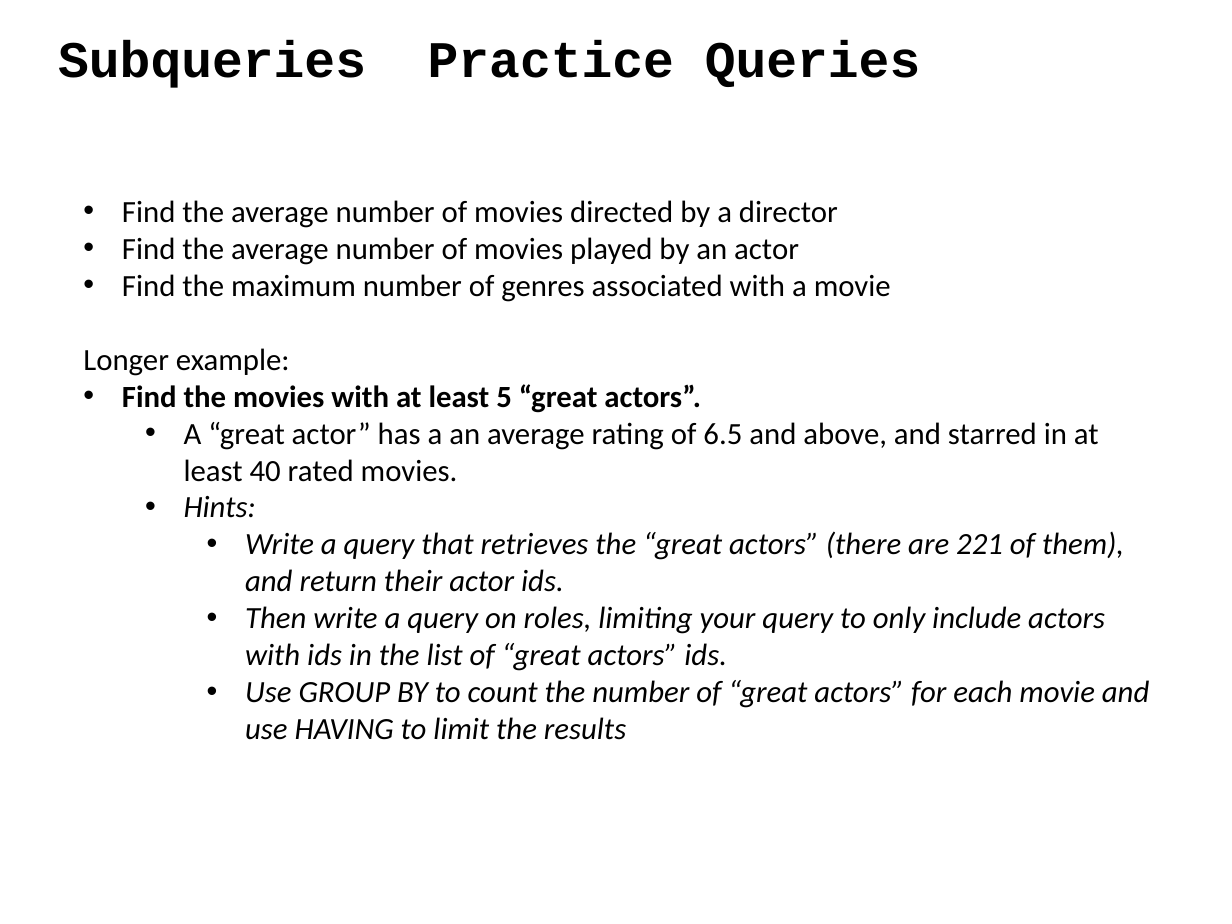
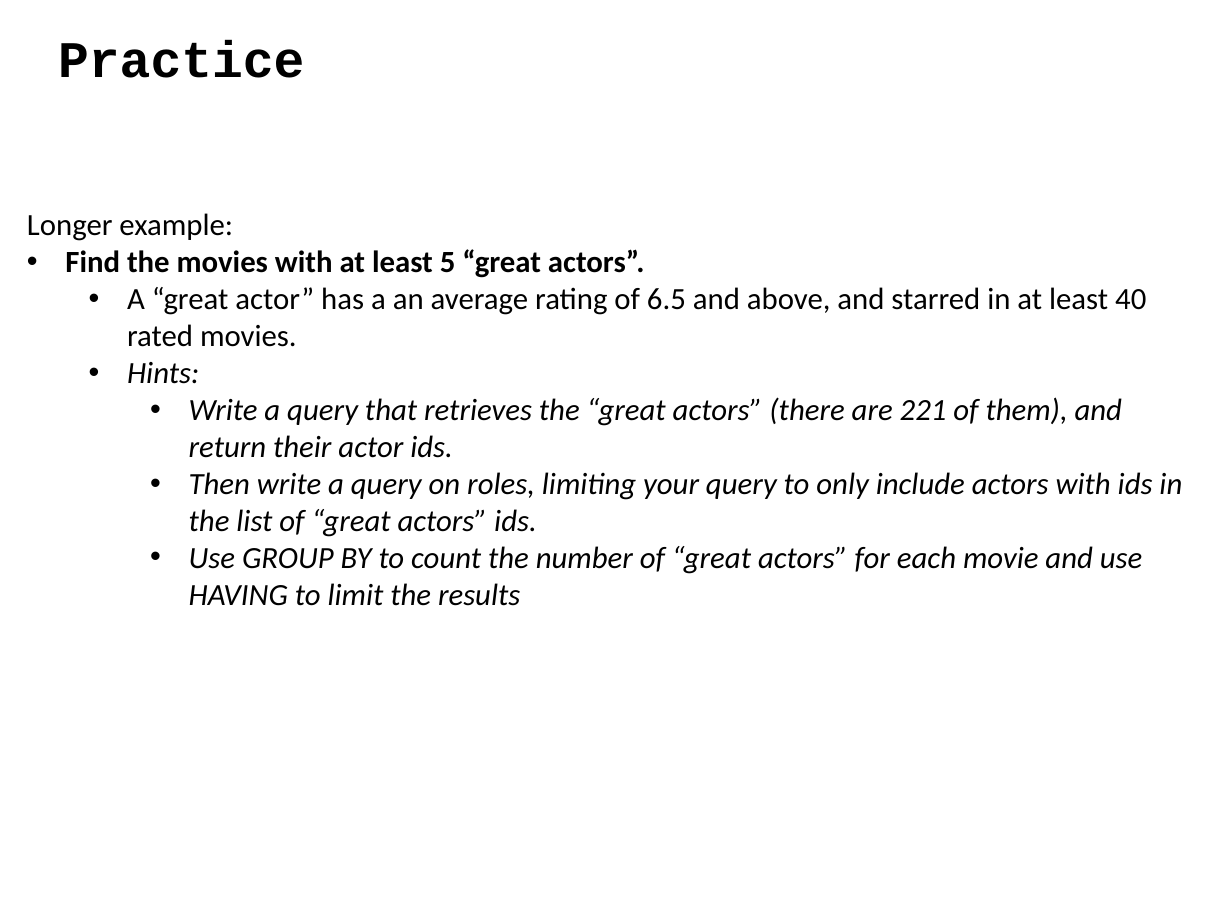
Before and after one commit to ipeirotis/introduction-to-databases, a slide deck: slide 78 of C-SQL.pptx (slide 76 before the commit). Drawn at 1232x924 pixels with LibreOffice and Linux fonts; fonts in the diff are those of the drawing. Boxes give left, top, right and bottom in pixels: in the first picture for what was removed or moved away, otherwise in the second. Text is boxed around its words. In the diff, an @@ line names an element or a change of style, - is before the commit and + after.

```diff
--- a/C-SQL.pptx
+++ b/C-SQL.pptx
@@ text at (x1=58, y1=40, x2=304, y2=78): text changed @@
-Subqueries Practice Queries
+Practice
@@ text "Longer example:" moved from (x1=83, y1=200, x2=1149, y2=740) to (x1=27, y1=213, x2=1182, y2=606) @@
@@ text at (x1=122, y1=200, x2=891, y2=302): paragraphs removed @@
-• Find the average number of movies directed by a director
-• Find the average number of movies played by an actor
-• Find the maximum number of genres associated with a movie
```
Also in this commit, not shown: 14 other slides changed, 10 slides added, 1 slide removed.
